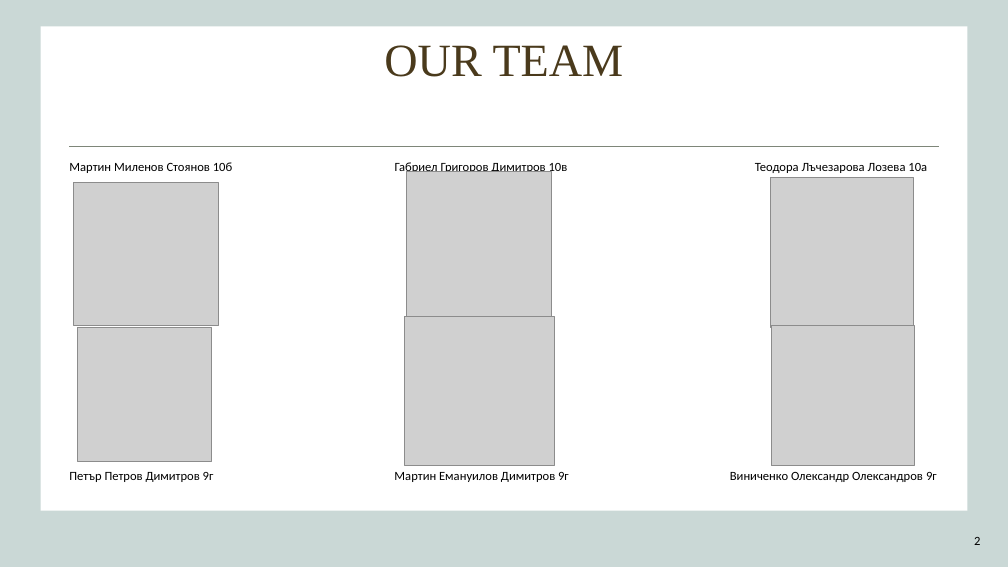
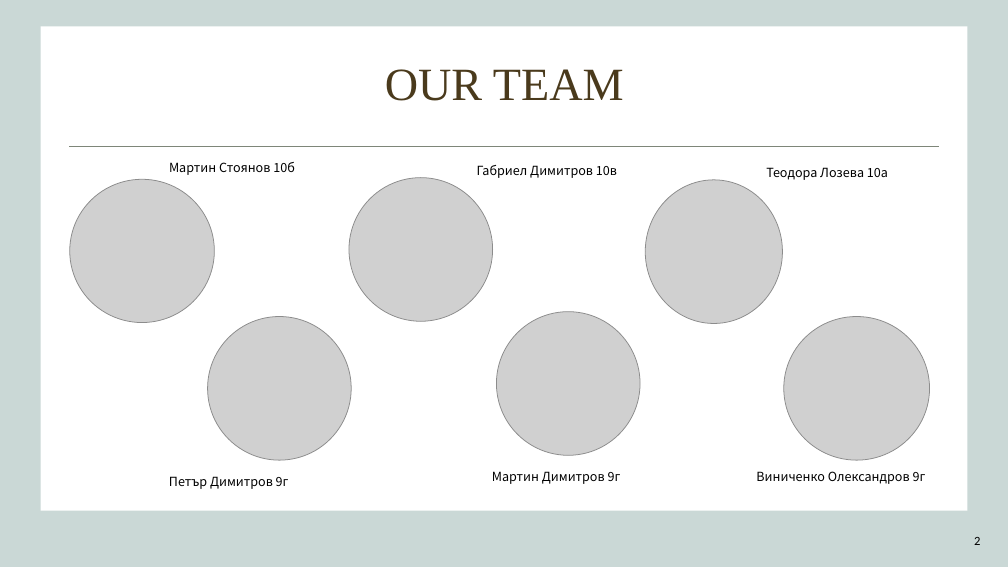
Before and after one commit to codingburgas/school-project-assignment-nerds, a slide deck: slide 2 of Docs/NERDS.pptx. Drawn at 1008x567 pixels with LibreOffice and Linux fonts; fonts in the diff are those of the drawing; grey boxes stand for pictures; background and template pictures are left out. Boxes give left, top, right and bottom in pixels: in the first picture for what was removed or moved away, otherwise in the second. Text is boxed around its words. In the diff, an @@ line names an element or a change of style, - is before the commit and + after.

Commit message:
Update Presentation

```diff
--- a/Docs/NERDS.pptx
+++ b/Docs/NERDS.pptx
@@ title "OUR TEAM": place and size @@
-title "OUR TEAM" at (384, 45, 624, 77)
+title "OUR TEAM" at (385, 69, 624, 101)
@@ picture: place and size @@
-picture at (74, 183, 219, 327)
+picture at (70, 179, 214, 323)
@@ text at (169, 162, 295, 175): text changed; font Calibri to Noto Sans CJK TC @@
-Мартин Миленов Стоянов 10б
+Мартин Стоянов 10б
@@ picture: place and size @@
-picture at (407, 172, 551, 316)
+picture at (349, 178, 493, 321)
@@ text at (477, 165, 617, 178): text changed; font Calibri to Noto Sans CJK TC @@
-Габриел Григоров Димитров 10в
+Габриел Димитров 10в
@@ text at (766, 167, 888, 180): text changed; font Calibri to Noto Sans CJK TC @@
-Теодора Лъчезарова Лозева 10а
+Теодора Лозева 10а
@@ picture: place and size @@
-picture at (771, 178, 913, 327)
+picture at (646, 180, 783, 324)
@@ picture: place and size @@
-picture at (78, 327, 212, 461)
+picture at (208, 317, 352, 461)
@@ picture: place and size @@
-picture at (405, 317, 554, 467)
+picture at (497, 312, 640, 455)
@@ picture: place and size @@
-picture at (771, 325, 914, 466)
+picture at (784, 317, 930, 461)
@@ text at (169, 476, 289, 489): text changed; font Calibri to Noto Sans CJK TC @@
-Петър Петров Димитров 9г
+Петър Димитров 9г
@@ text at (492, 471, 621, 484): text changed; font Calibri to Noto Sans CJK TC @@
-Мартин Емануилов Димитров 9г
+Мартин Димитров 9г
@@ text at (756, 471, 926, 484): text changed; font Calibri to Noto Sans CJK TC @@
-Виниченко Олександр Олександров 9г
+Виниченко Олександров 9г
```
Also in this commit, not shown: 3 other slides changed.
